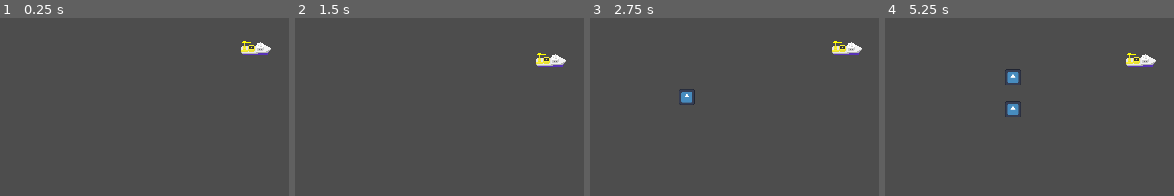
Above: before the commit, frames 1-4 (left to right).
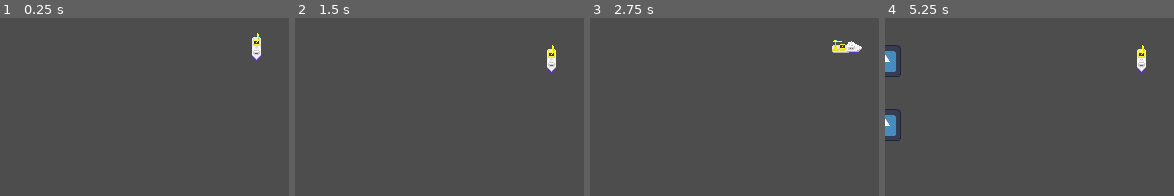
Above: after the commit, the same moments.

Repository: studentkrisk/minijam134
Game: Godot game, scene res://World/world.tscn
Two runs of this game, one before a commit and one after it. Both use one fixed random seed, a clock stepped at 60 frames per second and the inputs below. The engine's default icon, where the game draws it, is replaced by a stand-in: a white triangle on a blue panel in a dark square.
Inputs:
- Up to frame 1 (0.25 s): no input
- Up to frame 2 (1.5 s): tap Enter at 0.5 s; hold D (game_right) 0.53-1.28 s; tap Space (wait) at 0.6, 1.35 s; hold S (game_down) from 1.28 s (still down)
- Up to frame 3 (2.75 s): tap Space (wait) at 2, 2.1 s; release S (game_down) at 2.03 s; hold D (game_right) from 2.03 s (still down)
- Up to frame 4 (5.25 s): release D (game_right) at 2.78 s; hold W (game_up) 2.78-3.53 s; tap Space (wait) every 0.75 s from 2.85 to 5.1 s; hold A (game_left) 3.53-5.03 s; tap Enter at 5 s; hold S (game_down) from 5.03 s (still down)

The runs differ from the first frame. In frame 1, 0.7% of the frame differs, in the area x 83-94%, y 8-25%; in frame 2, 0.7%; in frame 3, 0.7%; in frame 4, 2.5%, in the area x 0-94%, y 15-70%.

Commit message:
Fixed Stuff

Diff:
--- a/Enemies/Pirates.gd
+++ b/Enemies/Pirates.gd
@@ -1,6 +1,8 @@
 extends CharacterBody2D
 
 var player = null
+
+@onready var Cannon = preload("res://Enemies/cannon.tscn")
 
 func _turn():
 	if player != null:
@@ -8,13 +10,33 @@
 		if(abs(player.global_position.y - global_position.y) < abs(player.global_position.x - global_position.x)):
 			if(player.global_position.y < global_position.y):
 				inp = Vector2(0, -1)
+			elif(player.global_position.y > global_position.y):
+				inp = Vector2(0, 1)
 			else:
-				inp = Vector2(0, 1)
+				var dir = Vector2.ZERO
+				if(player.global_position.x < global_position.x):
+					dir = Vector2(-1, 0)
+				else:
+					dir = Vector2(1, 0)
+				var cannon = Cannon.instantiate()
+				cannon.global_position = global_position
+				cannon.direction = dir
+				get_parent().add_child(cannon)
 		else:
 			if(player.global_position.x < global_position.x):
 				inp = Vector2(-1, 0)
+			elif(player.global_position.x > global_position.x):
+				inp = Vector2(1, 0)
 			else:
-				inp = Vector2(1, 0)
+				var dir = Vector2.ZERO
+				if(player.global_position.y < global_position.y):
+					dir = Vector2(0, -1)
+				else:
+					dir = Vector2(0, 1)
+				var cannon = Cannon.instanstiate()
+				cannon.global_position = global_position
+				cannon.direction = dir
+				get_parent().add_child(cannon)
 		$Raycast2D.target_position = inp * Global.tile_size
 		if not $Raycast2D.is_colliding():
 			global_position += $Raycast2D.target_position
--- a/Enemies/Pirates.tscn
+++ b/Enemies/Pirates.tscn
@@ -4,16 +4,16 @@
 [ext_resource type="Texture2D" uid="uid://vie548wsuwa3" path="res://icon.svg" id="1_i6ryi"]
 
 [sub_resource type="RectangleShape2D" id="RectangleShape2D_4mysd"]
-size = Vector2(16, 16)
+size = Vector2(32, 32)
 
 [sub_resource type="RectangleShape2D" id="RectangleShape2D_lw6yh"]
-size = Vector2(80, 80)
+size = Vector2(160, 160)
 
 [node name="Pirates" type="CharacterBody2D"]
 script = ExtResource("1_btya5")
 
 [node name="Icon" type="Sprite2D" parent="."]
-scale = Vector2(0.125, 0.125)
+scale = Vector2(0.25, 0.25)
 texture = ExtResource("1_i6ryi")
 
 [node name="CollisionShape2D" type="CollisionShape2D" parent="."]
--- a/Player/Player.gd
+++ b/Player/Player.gd
@@ -5,6 +5,7 @@
 signal turn_end
 
 func _physics_process(delta):
+	$AnimationTree.active = !$AnimationTree.active
 	if not $Raycast2D.is_colliding():
 		global_position += $Raycast2D.target_position
 		if moving:
@@ -21,5 +22,12 @@
 	)
 
 	if(inp != Vector2.ZERO):
+		$AnimationTree.set("parameters/blend_position", inp)
+
+	if(inp != Vector2.ZERO):
 		moving = true
 	$Raycast2D.target_position = inp * Global.tile_size
+
+func _on_hurtbox_body_entered(body):
+	print("hit")
+	body.queue_free()
--- a/Player/Player.tscn
+++ b/Player/Player.tscn
@@ -1,10 +1,120 @@
-[gd_scene load_steps=4 format=3 uid="uid://bbew8w873l4qn"]
+[gd_scene load_steps=15 format=3 uid="uid://bbew8w873l4qn"]
 
 [ext_resource type="Script" path="res://Player/Player.gd" id="1_qeom8"]
-[ext_resource type="Texture2D" uid="uid://bvgj7dpd62b17" path="res://Art/CableBoat.png" id="2_itd6c"]
+[ext_resource type="Texture2D" uid="uid://b3bhkmm5aai4t" path="res://Art/player.png" id="2_7m6nd"]
 
 [sub_resource type="RectangleShape2D" id="RectangleShape2D_ucujw"]
 size = Vector2(32, 32)
+
+[sub_resource type="Animation" id="Animation_o54nt"]
+resource_name = "Right"
+length = 0.001
+tracks/0/type = "value"
+tracks/0/imported = false
+tracks/0/enabled = true
+tracks/0/path = NodePath("Sprite2D:frame")
+tracks/0/interp = 1
+tracks/0/loop_wrap = true
+tracks/0/keys = {
+"times": PackedFloat32Array(0),
+"transitions": PackedFloat32Array(1),
+"update": 1,
+"values": [1]
+}
+
+[sub_resource type="Animation" id="Animation_ruppt"]
+length = 0.001
+tracks/0/type = "value"
+tracks/0/imported = false
+tracks/0/enabled = true
+tracks/0/path = NodePath("Sprite2D:frame")
+tracks/0/interp = 1
+tracks/0/loop_wrap = true
+tracks/0/keys = {
+"times": PackedFloat32Array(0),
+"transitions": PackedFloat32Array(1),
+"update": 1,
+"values": [1]
+}
+
+[sub_resource type="Animation" id="Animation_jrxtt"]
+resource_name = "Left"
+length = 0.001
+tracks/0/type = "value"
+tracks/0/imported = false
+tracks/0/enabled = true
+tracks/0/path = NodePath("Sprite2D:frame")
+tracks/0/interp = 1
+tracks/0/loop_wrap = true
+tracks/0/keys = {
+"times": PackedFloat32Array(0),
+"transitions": PackedFloat32Array(1),
+"update": 1,
+"values": [0]
+}
+
+[sub_resource type="Animation" id="Animation_7q1n8"]
+resource_name = "Up"
+length = 0.001
+tracks/0/type = "value"
+tracks/0/imported = false
+tracks/0/enabled = true
+tracks/0/path = NodePath("Sprite2D:frame")
+tracks/0/interp = 1
+tracks/0/loop_wrap = true
+tracks/0/keys = {
+"times": PackedFloat32Array(0),
+"transitions": PackedFloat32Array(1),
+"update": 1,
+"values": [2]
+}
+
+[sub_resource type="Animation" id="Animation_ha1bt"]
+resource_name = "Down"
+length = 0.001
+tracks/0/type = "value"
+tracks/0/imported = false
+tracks/0/enabled = true
+tracks/0/path = NodePath("Sprite2D:frame")
+tracks/0/interp = 1
+tracks/0/loop_wrap = true
+tracks/0/keys = {
+"times": PackedFloat32Array(0),
+"transitions": PackedFloat32Array(1),
+"update": 1,
+"values": [3]
+}
+
+[sub_resource type="AnimationLibrary" id="AnimationLibrary_yrptn"]
+_data = {
+"Down": SubResource("Animation_ha1bt"),
+"Left": SubResource("Animation_jrxtt"),
+"RESET": SubResource("Animation_ruppt"),
+"Right": SubResource("Animation_o54nt"),
+"Up": SubResource("Animation_7q1n8")
+}
+
+[sub_resource type="AnimationNodeAnimation" id="AnimationNodeAnimation_mffvx"]
+animation = &"Left"
+
+[sub_resource type="AnimationNodeAnimation" id="AnimationNodeAnimation_pmnui"]
+animation = &"Right"
+
+[sub_resource type="AnimationNodeAnimation" id="AnimationNodeAnimation_3i1kl"]
+animation = &"Up"
+
+[sub_resource type="AnimationNodeAnimation" id="AnimationNodeAnimation_koowb"]
+animation = &"Down"
+
+[sub_resource type="AnimationNodeBlendSpace2D" id="AnimationNodeBlendSpace2D_skyl7"]
+blend_point_0/node = SubResource("AnimationNodeAnimation_mffvx")
+blend_point_0/pos = Vector2(-1, 0)
+blend_point_1/node = SubResource("AnimationNodeAnimation_pmnui")
+blend_point_1/pos = Vector2(1, 0)
+blend_point_2/node = SubResource("AnimationNodeAnimation_3i1kl")
+blend_point_2/pos = Vector2(0, -1)
+blend_point_3/node = SubResource("AnimationNodeAnimation_koowb")
+blend_point_3/pos = Vector2(0, 0.9)
 
 [node name="Player" type="CharacterBody2D"]
 collision_layer = 3
@@ -19,4 +129,26 @@
 
 [node name="Sprite2D" type="Sprite2D" parent="."]
 texture_filter = 1
-texture = ExtResource("2_itd6c")
+texture = ExtResource("2_7m6nd")
+hframes = 4
+frame = 1
+
+[node name="Hurtbox" type="Area2D" parent="."]
+collision_layer = 0
+collision_mask = 4
+
+[node name="CollisionShape2D" type="CollisionShape2D" parent="Hurtbox"]
+position = Vector2(0, -0.25)
+shape = SubResource("RectangleShape2D_ucujw")
+
+[node name="AnimationPlayer" type="AnimationPlayer" parent="."]
+libraries = {
+"": SubResource("AnimationLibrary_yrptn")
+}
+
+[node name="AnimationTree" type="AnimationTree" parent="."]
+tree_root = SubResource("AnimationNodeBlendSpace2D_skyl7")
+anim_player = NodePath("../AnimationPlayer")
+parameters/blend_position = Vector2(0, 0)
+
+[connection signal="body_entered" from="Hurtbox" to="." method="_on_hurtbox_body_entered"]
--- a/World/Spawner.gd
+++ b/World/Spawner.gd
@@ -18,11 +18,11 @@
 		num = rng.randi_range(0, 1)
 		if(num == 1):
 			num = rng.randi_range(0, 240)
-			num = num + 8 - (num + 8)%16
-			offset = Vector2(256/2, num)
+			num = num + Global.tile_size/2 - (num + Global.tile_size/2)%Global.tile_size
+			offset = Vector2(256, num)
 		else:
 			num = rng.randi_range(0, 240)
-			num = num + 8 - (num + 8)%16
-			offset = Vector2(-256/2, num)
+			num = num + Global.tile_size/2 - (num + Global.tile_size/2)%Global.tile_size
+			offset = Vector2(-256, num)
 		pirate.global_position = player.global_position + offset
 		add_child(pirate)
Binary file removed: Art/CableBoat.png
Not shown, removed: Art/CableBoat.png.import
Not shown: 1 places in Art/test_tile_set.tres that only renumber resources
Not shown: 1 places in World/world.tscn that only renumber resources
Not shown, changed: .gitignore
